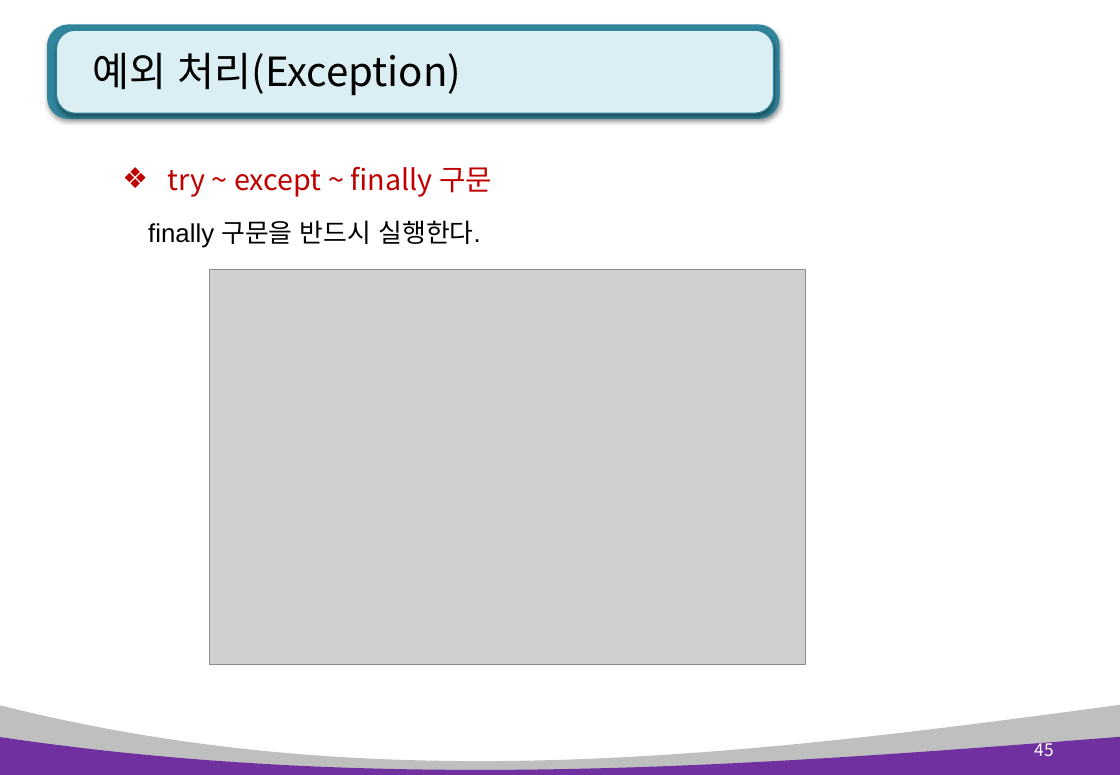
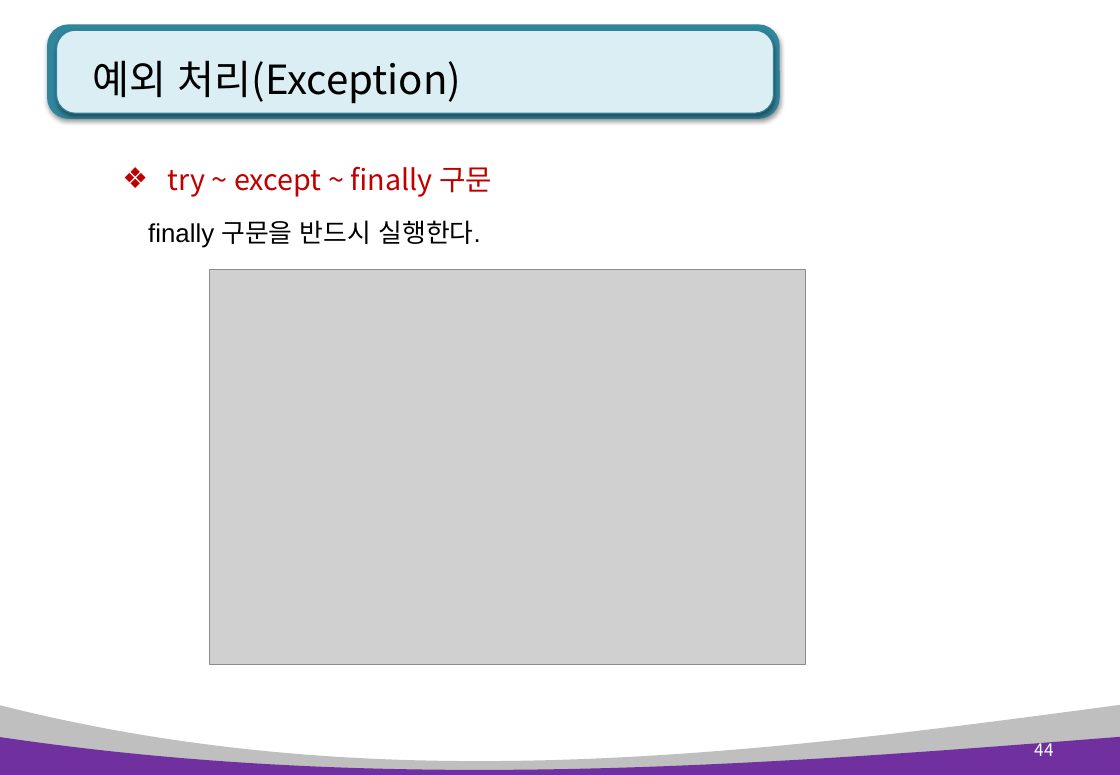
Before and after one commit to kiyongee2/green_pyworks, a slide deck: slide 44 of python_ppt_2023/Python 8장. 예외처리, 파일입출력.pptx (slide 45 before the commit). Drawn at 1120x775 pixels with LibreOffice and Linux fonts; fonts in the diff are those of the drawing; grey boxes stand for pictures. Boxes give left, top, right and bottom in pixels: in the first picture for what was removed or moved away, otherwise in the second. Text is boxed around its words. In the diff, an @@ line names an element or a change of style, - is before the commit and + after.

```diff
--- a/python_ppt_2023/Python 8장. 예외처리, 파일입출력.pptx
+++ b/python_ppt_2023/Python 8장. 예외처리, 파일입출력.pptx
@@ title "예외 처리(Exception)": place and size @@
-title "예외 처리(Exception)" at [93,52,461,96]
+title "예외 처리(Exception)" at [93,60,461,104]
@@ page number at [1034,739,1053,756]: text changed @@
-45
+44
```
Also in this commit, not shown: 11 other slides changed, 1 slide removed, 11 other files.
